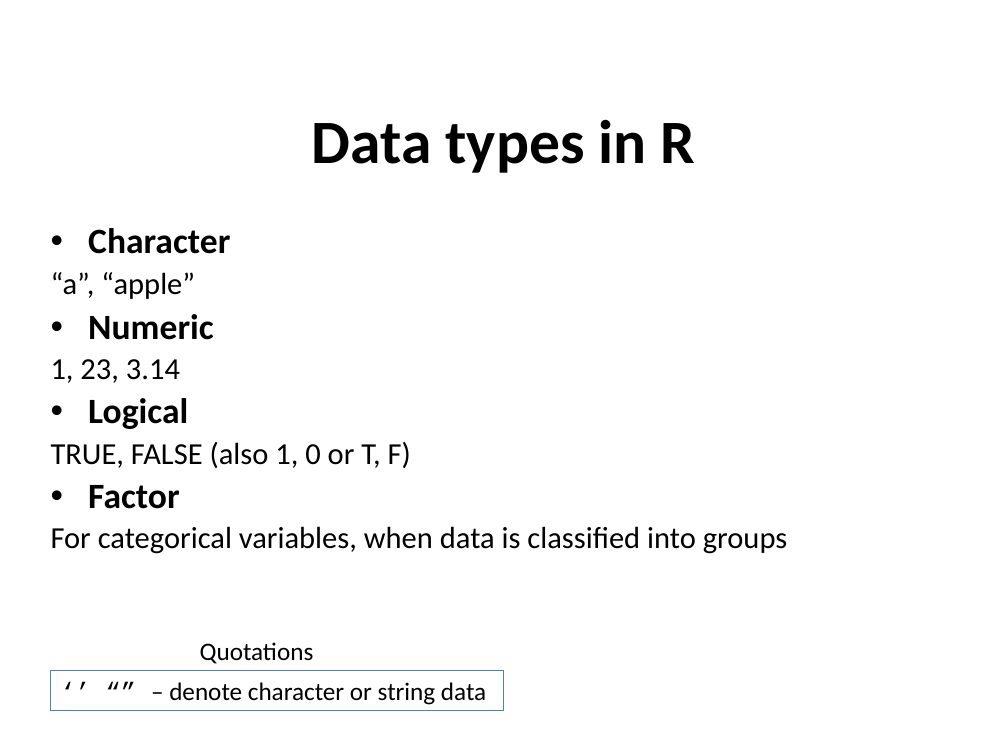
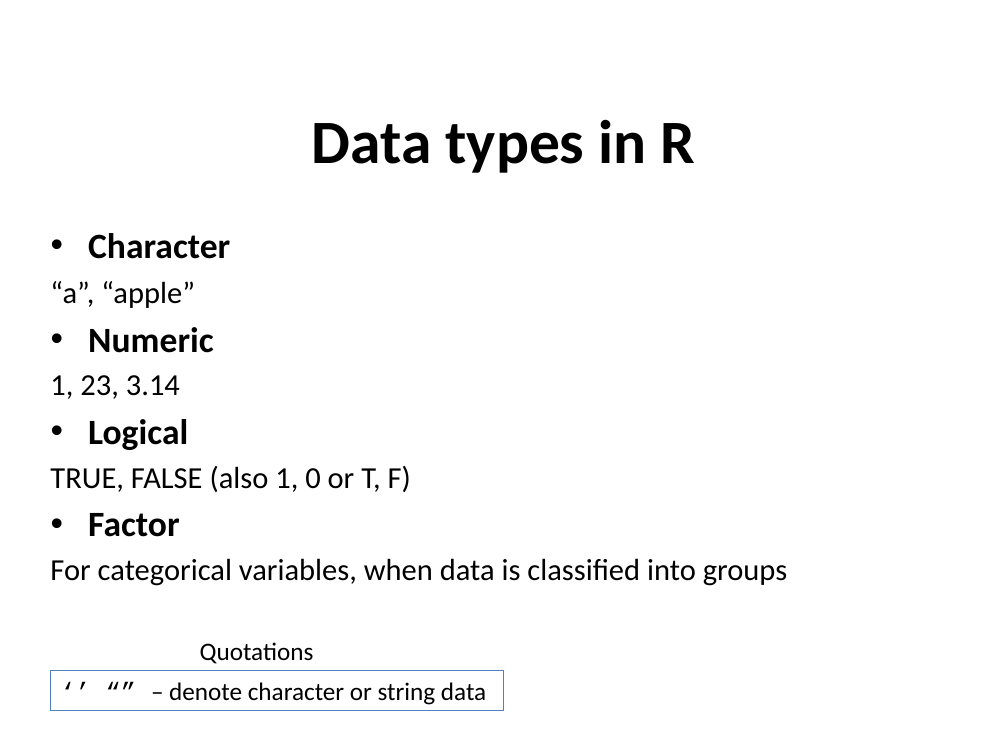
Before and after one commit to sraorao/IFPN_R_intro_MT2022, a slide deck: slide 7 of powerpoint/Session1.pptx. Drawn at 1008x756 pixels with LibreOffice and Linux fonts; fonts in the diff are those of the drawing. Boxes give left, top, right and bottom in pixels: in the first picture for what was removed or moved away, otherwise in the second. Text is boxed around its words. In the diff, an @@ line names an element or a change of style, - is before the commit and + after.

```diff
--- a/powerpoint/Session1.pptx
+++ b/powerpoint/Session1.pptx
@@ text "Character" at [50,233,696,586]: line spacing 0.9 to 1; list level 2 to 1 in "1, 23, 3.14"; list level 2 to 1 in "TRUE, FALSE (also 1, 0 ..."; list level 2 to 1 in "For categorical variables, when data ..." @@
```
Also in this commit, not shown: 11 other slides changed, 1 slide added.
